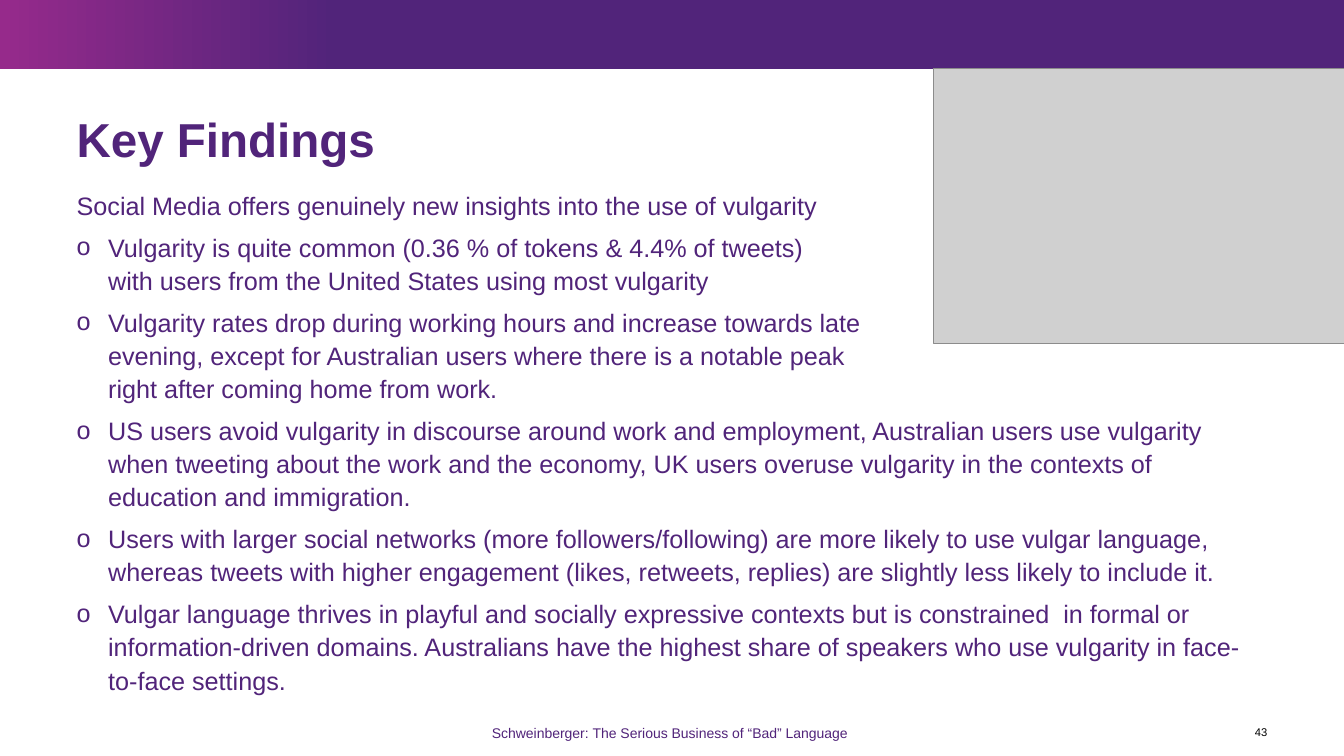
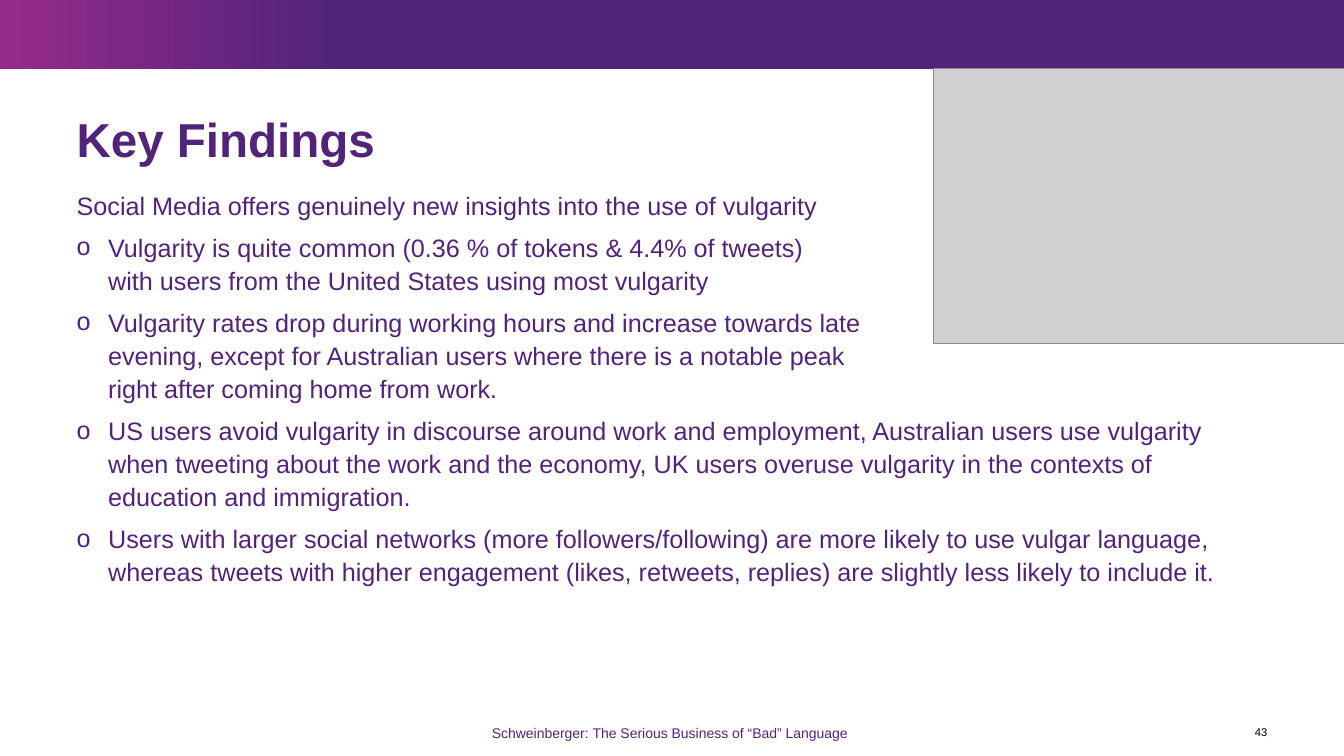
Before and after one commit to MartinSchweinberger/MartinSchweinberger.github.io, a slide deck: slide 43 of docs/resources/UniM_Schweinberger_SeriousBusiness.pptx. Drawn at 1344x756 pixels with LibreOffice and Linux fonts; fonts in the diff are those of the drawing; grey boxes stand for pictures; background and template pictures are left out. Boxes give left, top, right and bottom in pixels: in the first picture for what was removed or moved away, otherwise in the second. Text is boxed around its words. In the diff, an @@ line names an element or a change of style, - is before the commit and + after.

```diff
--- a/docs/resources/UniM_Schweinberger_SeriousBusiness.pptx
+++ b/docs/resources/UniM_Schweinberger_SeriousBusiness.pptx
@@ text at <box>108,604,1239,695</box>: paragraph removed @@
-o Vulgar language thrives in playful and socially expressive contexts but is constrained in formal or information-driven domains. Australians have the highest share of speakers who use vulgarity in face-to-face settings.
```
Also in this commit, not shown: 7 other slides changed, 6 other files.
